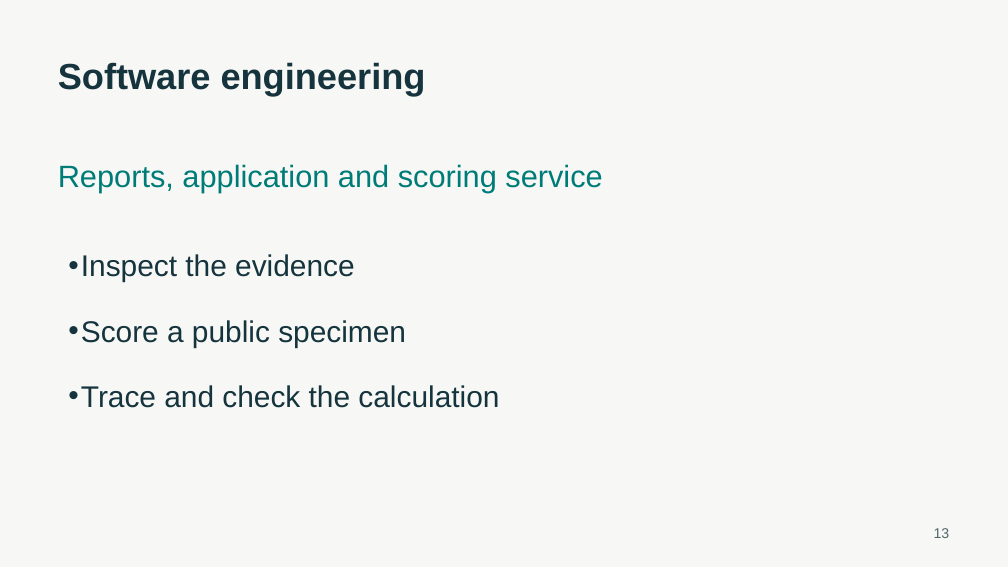
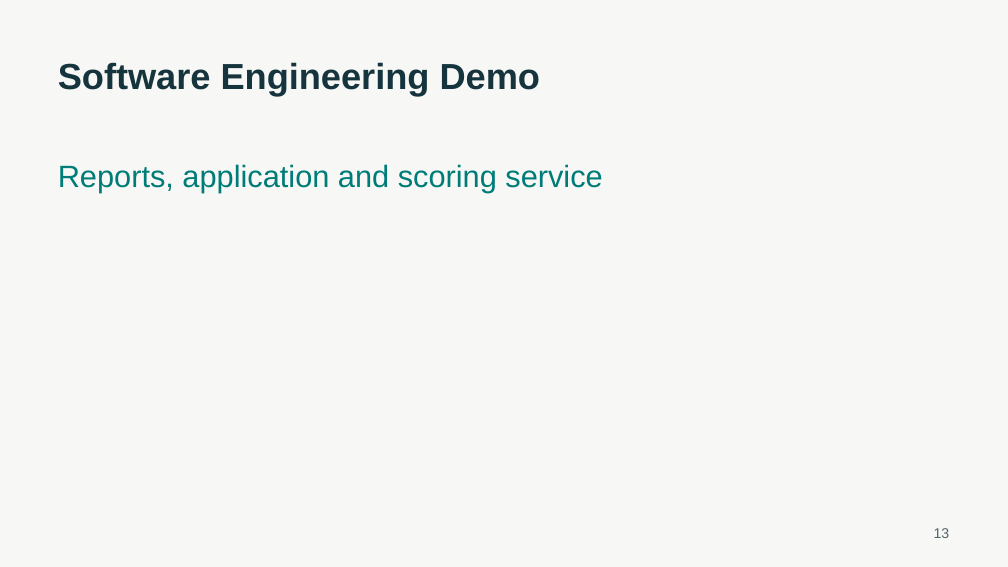
Before and after one commit to ca34525/Kidney-Biopsy-Rejection-Classifier, a slide deck: slide 13 of presentation/unos_kidney_biopsy.pptx. Drawn at 1008x567 pixels with LibreOffice and Linux fonts; fonts in the diff are those of the drawing. Boxes give left, top, right and bottom in pixels: in the first picture for what was removed or moved away, otherwise in the second. Text is boxed around its words. In the diff, an @@ line names an element or a change of style, - is before the commit and + after.

```diff
--- a/presentation/unos_kidney_biopsy.pptx
+++ b/presentation/unos_kidney_biopsy.pptx
@@ text at (58,62,540,96): text changed @@
-Software engineering
+Software Engineering Demo
@@ text removed at (81,254,499,408) @@
-• Inspect the evidence
-• Score a public specimen
-• Trace and check the calculation
```
Also in this commit, not shown: 3 other slides changed, 20 other files.
